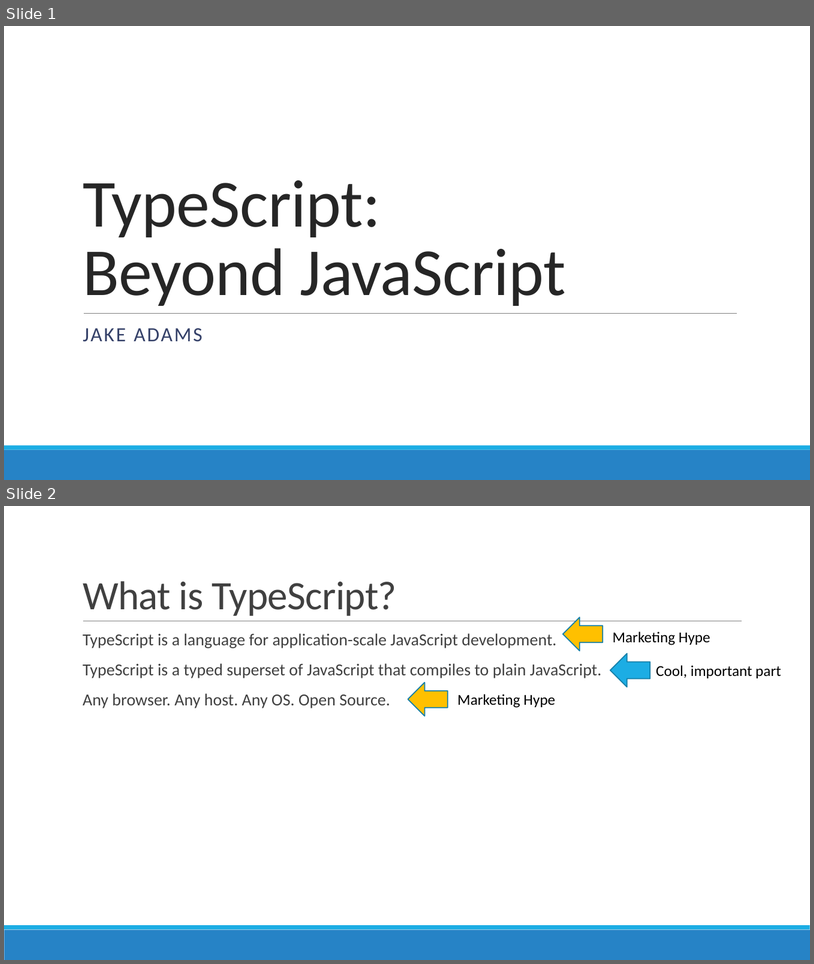
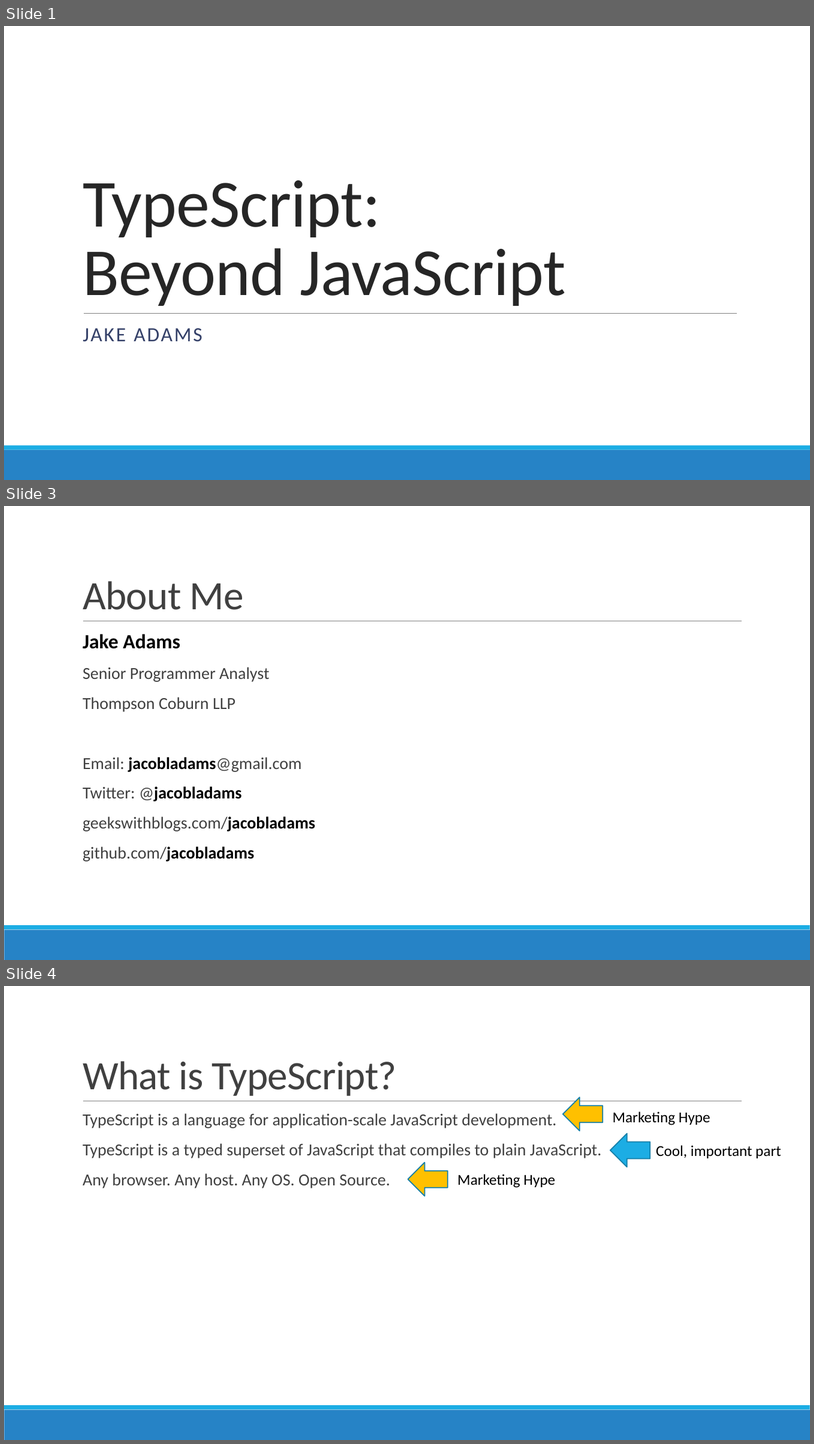
Before and after one commit to jacobladams/presentations, a slide deck: typescript/TypeScript - Beyond JavaScript.pptx. Shown one above the other, each under a label of ours: slides 1 and 2 before the commit, slides 1, 3 and 4 after it; the slides between them are not shown. The pictures are 814x964 and 814x1444 pixels, drawn with LibreOffice and Linux fonts; fonts in the diff are those of the drawing. Boxes give left, top, right and bottom in pixels: in the first picture for what was removed or moved away, otherwise in the second. Text is boxed around its words. In the diff, an @@ line names an element or a change of style, - is before the commit and + after.

```diff
--- a/typescript/TypeScript - Beyond JavaScript.pptx
+++ b/typescript/TypeScript - Beyond JavaScript.pptx
@@ slide 3 added at [4, 506, 810, 960], background #FFFFFF; not listed: 3 template elements that a slide beside it also shows @@
@@ title added at [83, 581, 243, 610], 48 pt, text #404040 @@
+About Me
@@ text added at [83, 634, 315, 861], 20 pt, text #404040 @@
+  Jake Adams
+  Senior Programmer Analyst
+  Thompson Coburn LLP
+  Email: jacobladams@gmail.com
+  Twitter: @jacobladams
+  geekswithblogs.com/jacobladams
+  github.com/jacobladams
@@ what was slide 2 is now slide 4 @@
```
Also in this commit, not shown: 8 slides changed, 2 other slides added, 12 slides removed, 2 other files.
